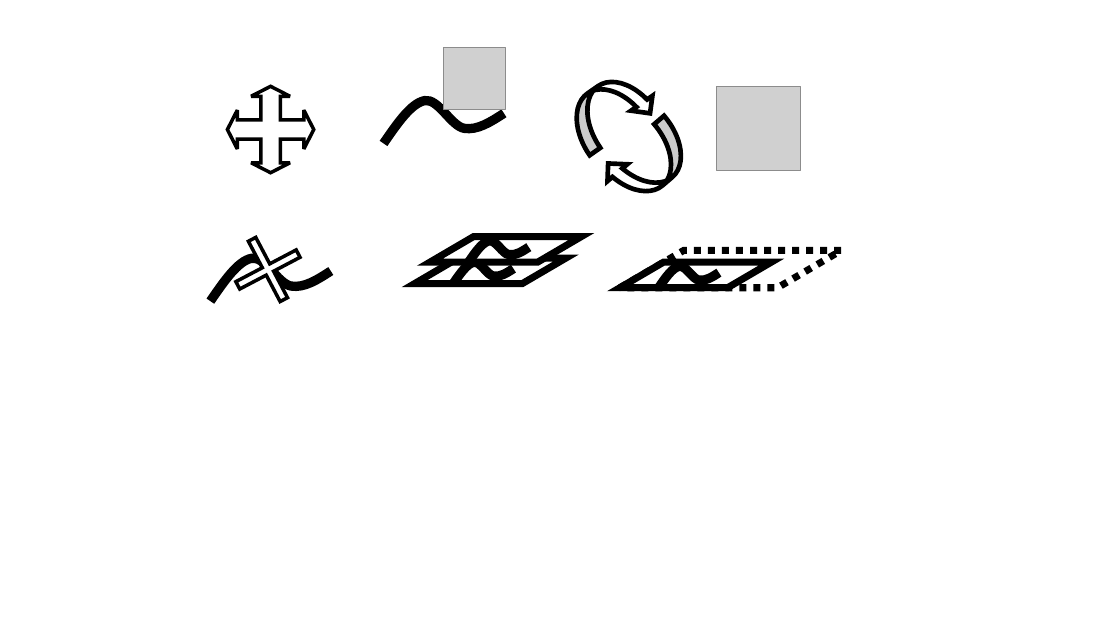
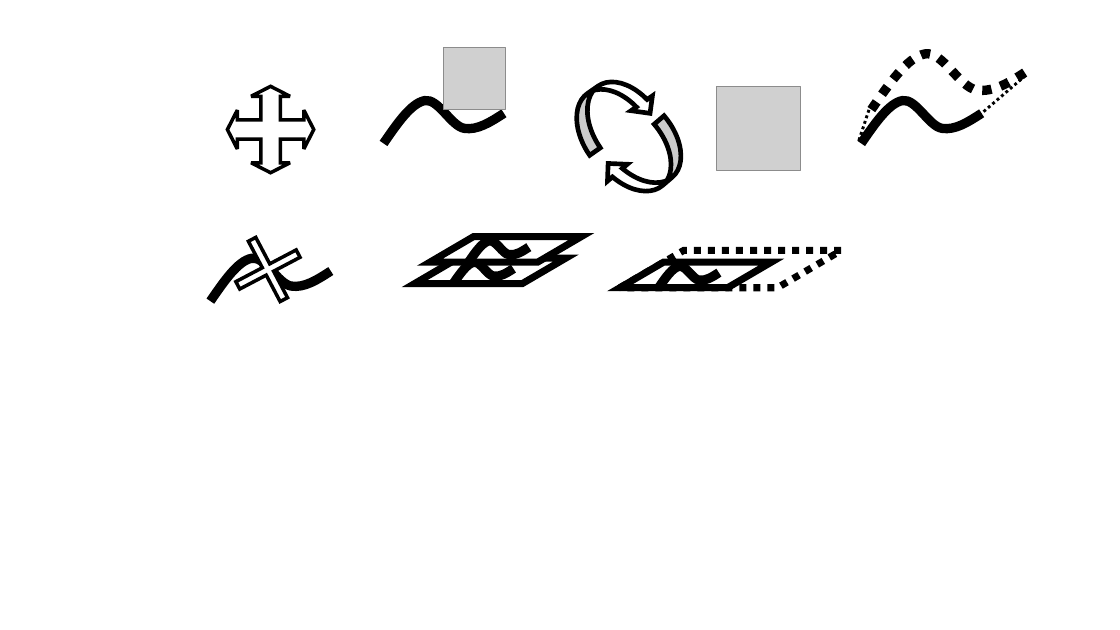
Before and after one commit to boris-van-sosin/Sprocket-Turret-Designer-Mk2, a slide deck: slide 1 of icons.pptx. Drawn at 1120x630 pixels with LibreOffice and Linux fonts; fonts in the diff are those of the drawing; grey boxes stand for pictures. Boxes give left, top, right and bottom in pixels: in the first picture for what was removed or moved away, otherwise in the second. Text is boxed around its words. In the diff, an @@ line names an element or a change of style, - is before the commit and + after.

```diff
--- a/icons.pptx
+++ b/icons.pptx
@@ freeform shape added at <box>871,54,1028,110</box>, outline #000000 8 pt dashed @@
@@ line added from (1026, 76) to (982, 113), #000000 2.5 pt dashed @@
@@ line added from (860, 140) to (870, 108), #000000 2.5 pt dashed @@
@@ freeform shape added at <box>861,101,981,144</box>, outline #000000 8 pt @@
```
Also in this commit, not shown: 6 other files.
